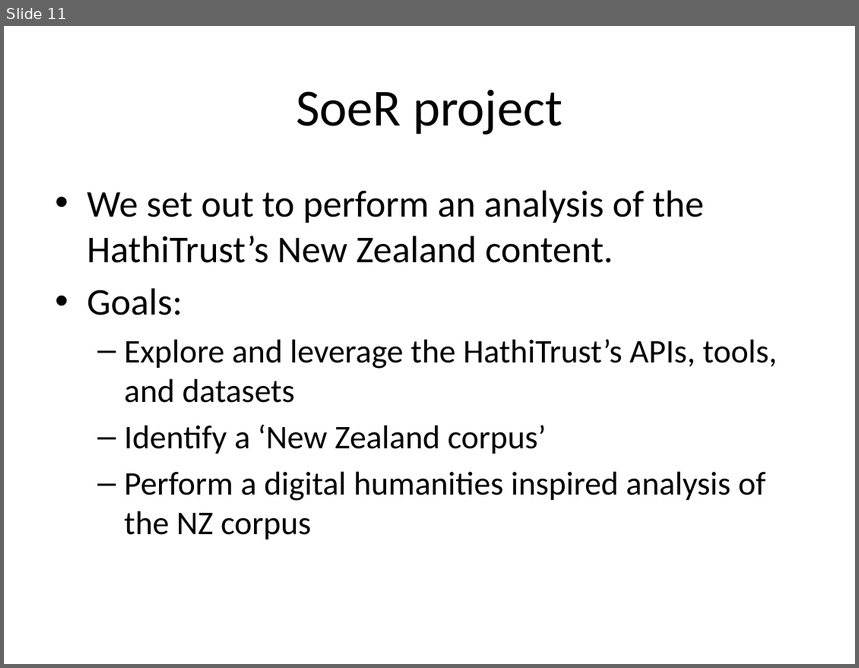
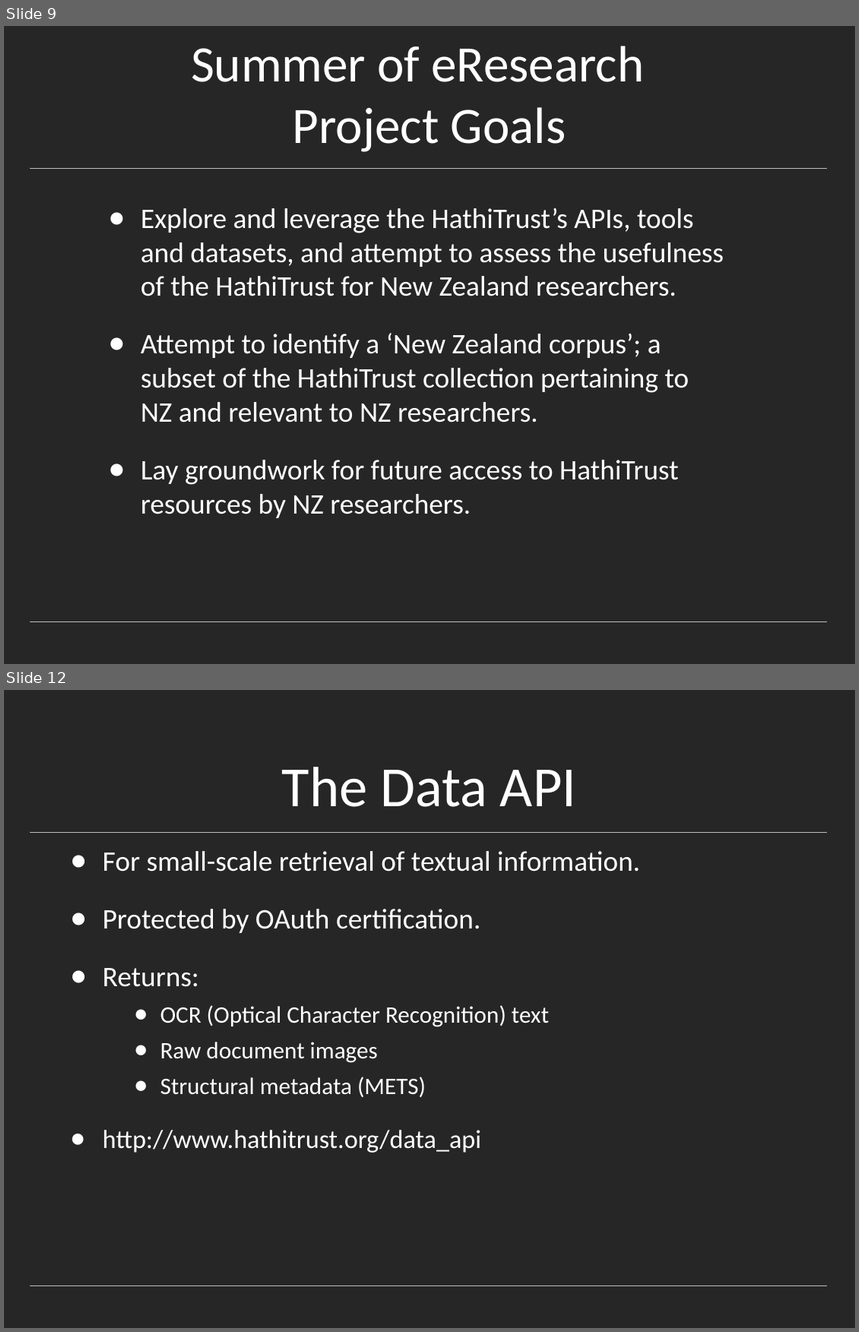
Before and after one commit to rlmv/hathitrust-soer, a slide deck: notes/HathiTrust.pptx. Shown one above the other, each under a label of ours: slide 11 before the commit, slides 9 and 12 after it; the slides between them are not shown. The pictures are 859x668 and 859x1332 pixels, drawn with LibreOffice and Linux fonts; fonts in the diff are those of the drawing. Boxes give left, top, right and bottom in pixels: in the first picture for what was removed or moved away, otherwise in the second. Text is boxed around its words. In the diff, an @@ line names an element or a change of style, - is before the commit and + after.

```diff
--- a/notes/HathiTrust.pptx
+++ b/notes/HathiTrust.pptx
@@ slide 12 added at <box>4,690,855,1328</box>, background #262626; not listed: 2 template elements that a slide beside it also shows @@
@@ title added at <box>282,767,576,807</box>, 48 pt, text #FFFFFF @@
+The Data API
@@ text added at <box>103,851,640,1153</box>, 24 pt, text #FFFFFF @@
+● For small-scale retrieval of textual information.
+● Protected by OAuth certification.
+● Returns:
+    ● OCR (Optical Character Recognition) text
+    ● Raw document images
+    ● Structural metadata (METS)
+● http://www.hathitrust.org/data_api
@@ what was slide 11 is now slide 9 @@
@@ slide 9 changed as well @@
@@ background #FFFFFF to #262626 @@
@@ title "Summer of eResearch Project Goals" at <box>191,46,644,152</box>: vertical alignment middle to bottom @@
@@ title at <box>191,46,644,152</box>: text changed; size 44 to 43.2 pt; text colour #000000 to #FFFFFF @@
-SoeR project
+Summer of eResearch
+Project Goals
@@ freeform shape added at <box>31,168,827,168</box>, outline #BFBFBF 0.25 pt @@
@@ text at <box>141,208,724,518</box>: text changed; size 28 to 24 pt; text colour #000000 to #FFFFFF @@
-• We set out to perform an analysis of the HathiTrust’s New Zealand content.
-• Goals:
-  – Explore and leverage the HathiTrust’s APIs, tools, and datasets
-  – Identify a ‘New Zealand corpus’
-  – Perform a digital humanities inspired analysis of the NZ corpus
+● Explore and leverage the HathiTrust’s APIs, tools and datasets, and attempt to assess the usefulness of the HathiTrust for New Zealand researchers.
+● Attempt to identify a ‘New Zealand corpus’; a subset of the HathiTrust collection pertaining to NZ and relevant to NZ researchers.
+● Lay groundwork for future access to HathiTrust resources by NZ researchers.
@@ freeform shape added at <box>31,622,827,622</box>, outline #BFBFBF 0.25 pt @@
```
Also in this commit, not shown: 7 other slides changed, 16 other slides added, 20 slides removed.
